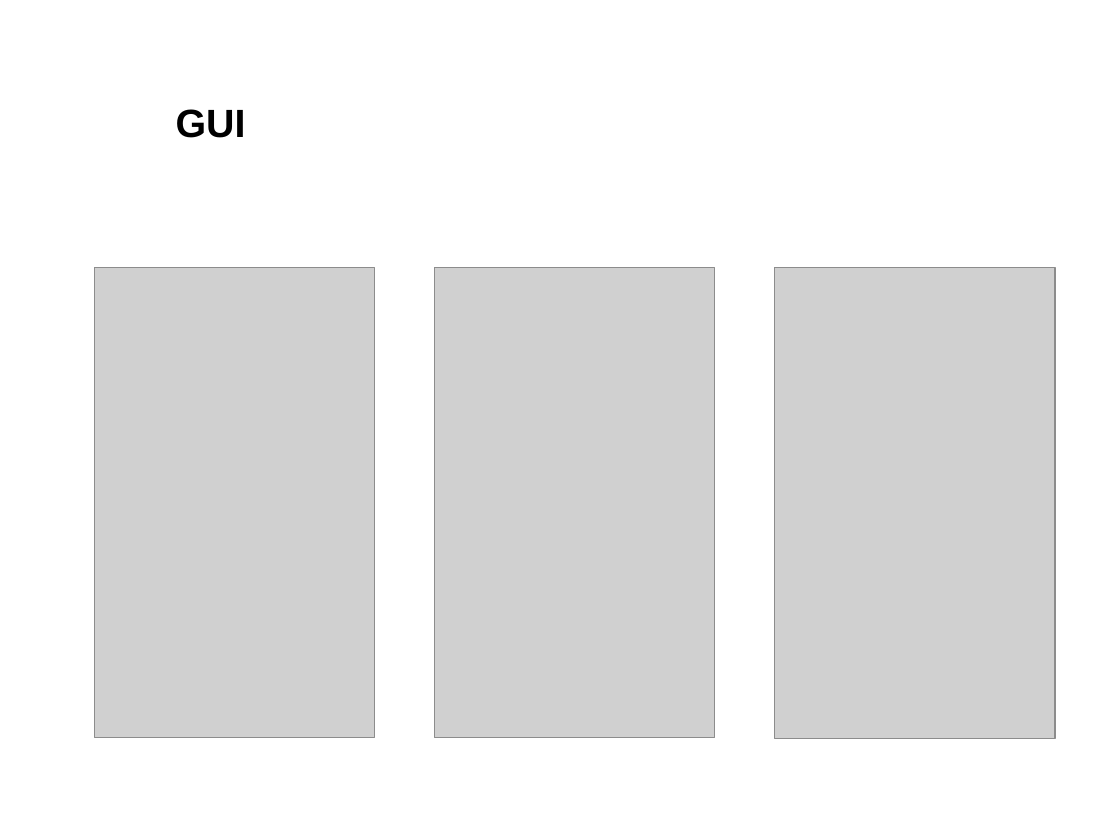
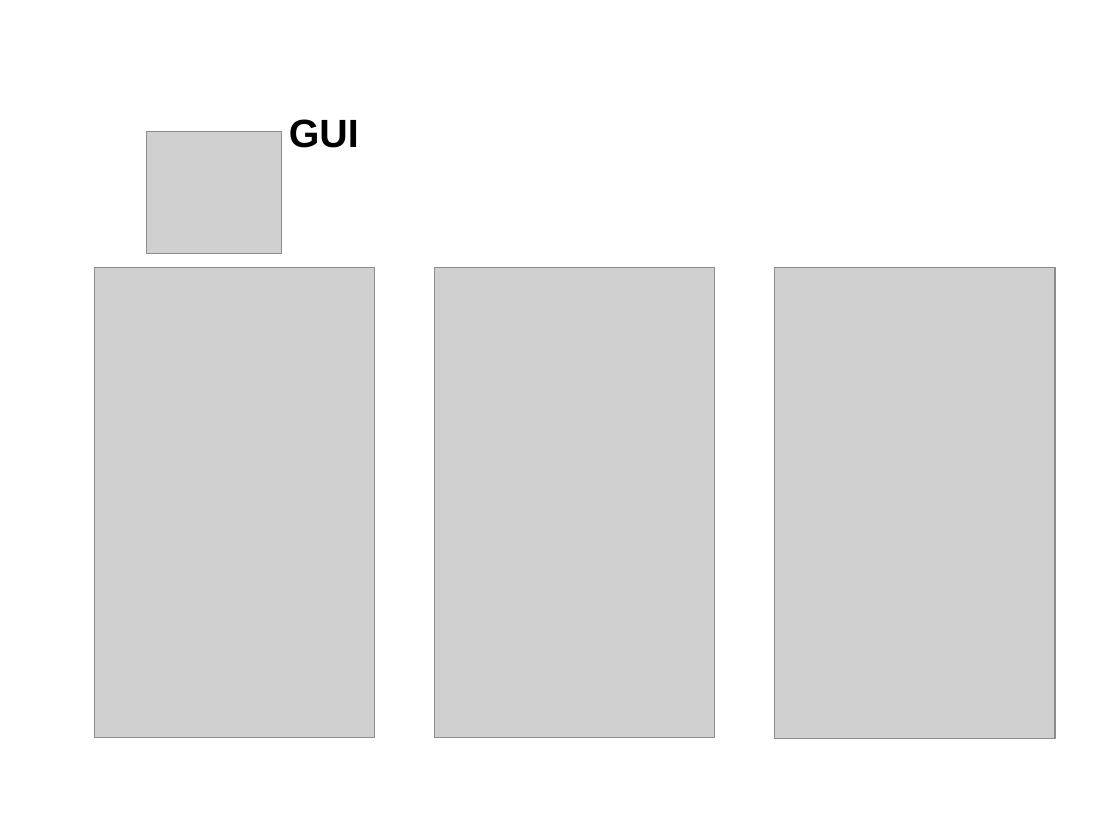
Before and after one commit to deerel/DVA313VolvoCoPilot, a slide deck: slide 16 of Presentations/Project Presentation #2 - mandatory 20171206.pptx. Drawn at 1120x840 pixels with LibreOffice and Linux fonts; fonts in the diff are those of the drawing; grey boxes stand for pictures; background and template pictures are left out. Boxes give left, top, right and bottom in pixels: in the first picture for what was removed or moved away, otherwise in the second. Text is boxed around its words. In the diff, an @@ line names an element or a change of style, - is before the commit and + after.

Commit message:
2 presentation

```diff
--- a/Presentations/Project Presentation #2 - mandatory 20171206.pptx
+++ b/Presentations/Project Presentation #2 - mandatory 20171206.pptx
@@ title "GUI": place and size @@
-title "GUI" at (176,109,246,138)
+title "GUI" at (289,119,359,148)
@@ picture added at (147,131,281,253) @@
```
Also in this commit, not shown: 6 other slides changed.
